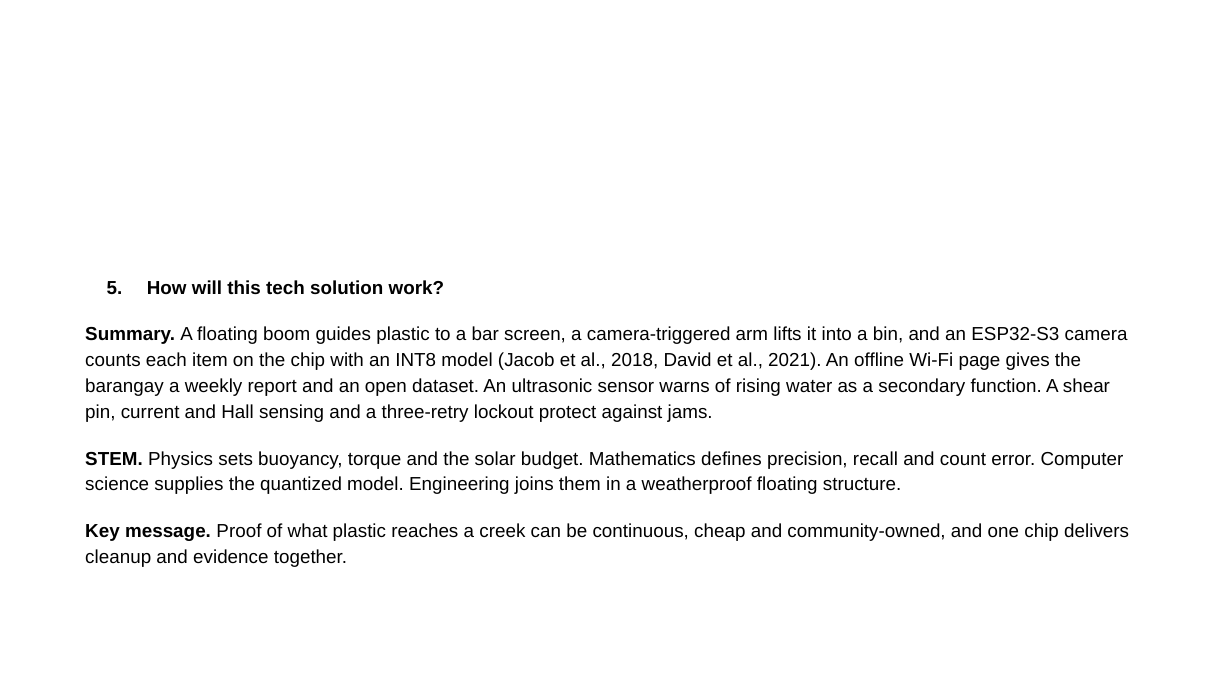
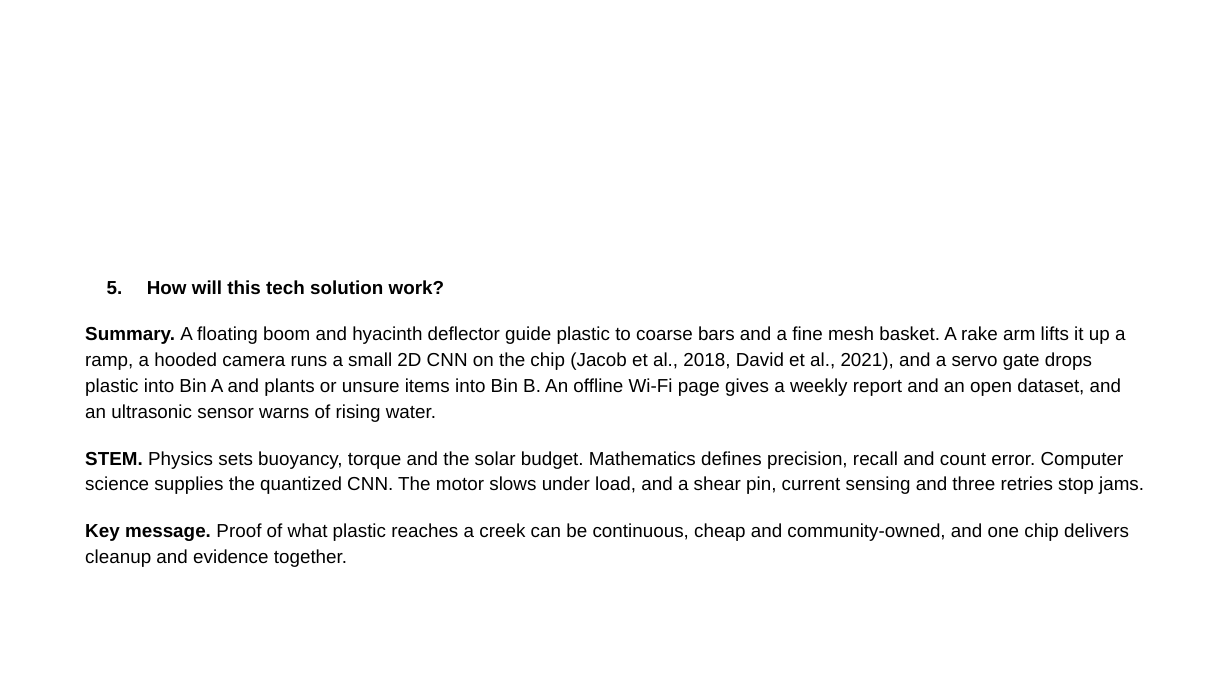
Before and after one commit to tmommu/research, a slide deck: slide 4 of sft_entry/SAGIP_SFT2026_Entry_PPT.pptx. Drawn at 1232x693 pixels with LibreOffice and Linux fonts; fonts in the diff are those of the drawing; background and template pictures are left out. Boxes give left, top, right and bottom in pixels: in the first picture for what was removed or moved away, otherwise in the second. Text is boxed around its words. In the diff, an @@ line names an element or a change of style, - is before the commit and + after.

```diff
--- a/sft_entry/SAGIP_SFT2026_Entry_PPT.pptx
+++ b/sft_entry/SAGIP_SFT2026_Entry_PPT.pptx
@@ text at <box>85,326,1144,494</box>: text changed @@
-Summary. A floating boom guides plastic to a bar screen, a camera-triggered arm lifts it into a bin, and an ESP32-S3 camera counts each item on the chip with an INT8 model (Jacob et al., 2018, David et al., 2021). An offline Wi-Fi page gives the barangay a weekly report and an open dataset. An ultrasonic sensor warns of rising water as a secondary function. A shear pin, current and Hall sensing and a three-retry lockout protect against jams.
-STEM. Physics sets buoyancy, torque and the solar budget. Mathematics defines precision, recall and count error. Computer science supplies the quantized model. Engineering joins them in a weatherproof floating structure.
+Summary. A floating boom and hyacinth deflector guide plastic to coarse bars and a fine mesh basket. A rake arm lifts it up a ramp, a hooded camera runs a small 2D CNN on the chip (Jacob et al., 2018, David et al., 2021), and a servo gate drops plastic into Bin A and plants or unsure items into Bin B. An offline Wi-Fi page gives a weekly report and an open dataset, and an ultrasonic sensor warns of rising water.
+STEM. Physics sets buoyancy, torque and the solar budget. Mathematics defines precision, recall and count error. Computer science supplies the quantized CNN. The motor slows under load, and a shear pin, current sensing and three retries stop jams.
```
Also in this commit, not shown: 5 other slides changed, 15 other files.
